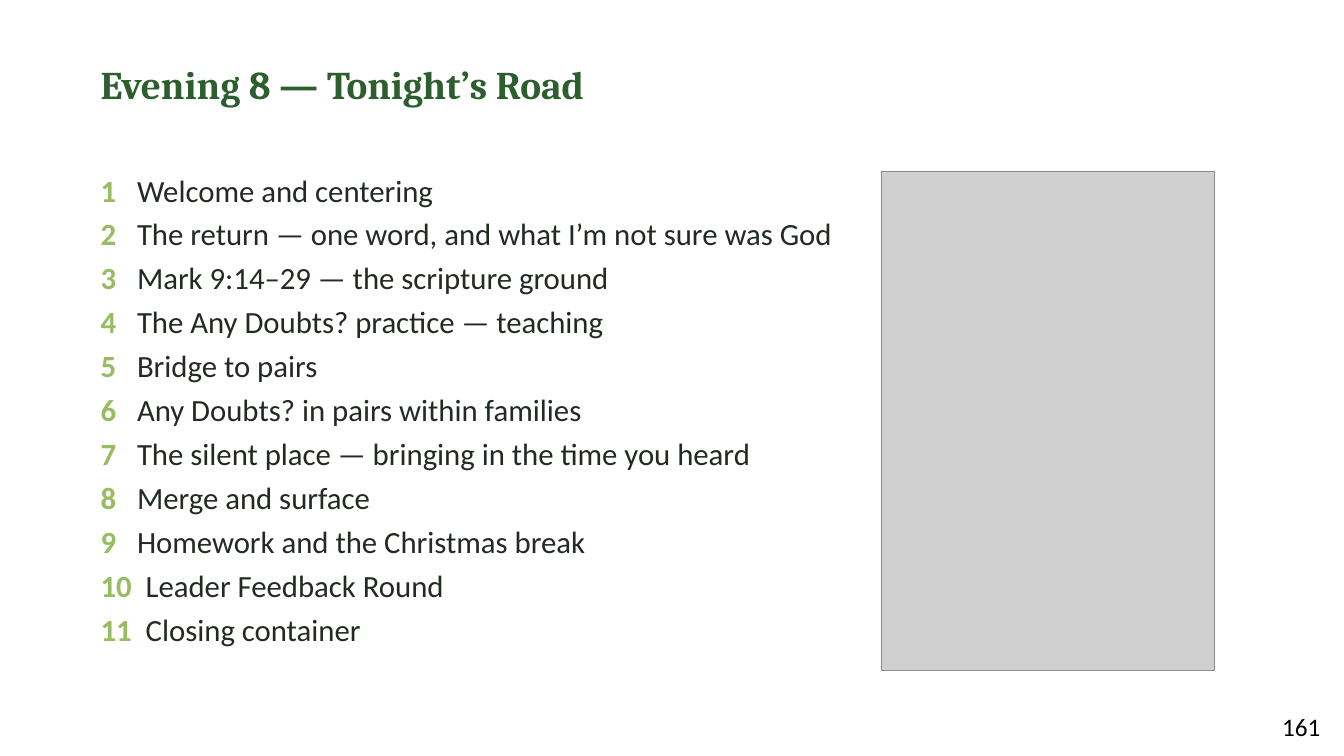
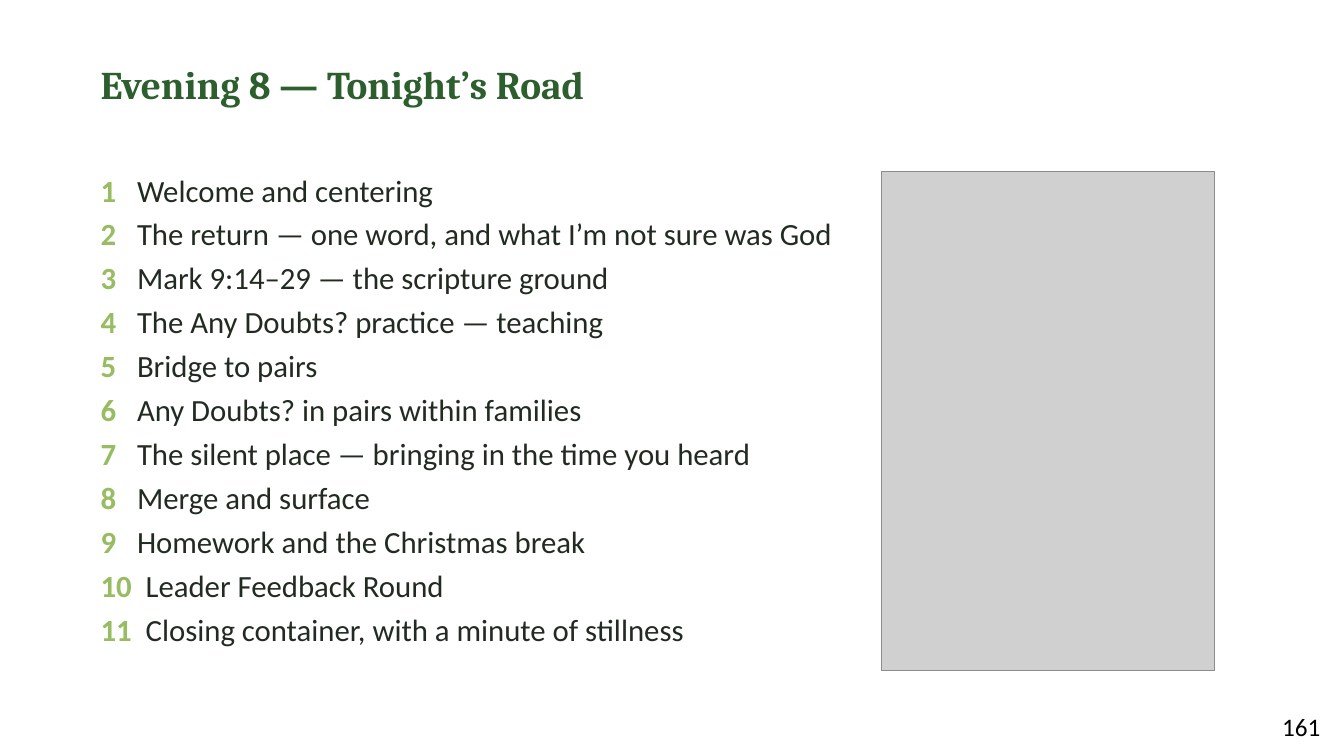
Before and after one commit to jgtittle-ministries/fellowship-of-the-heart-pilot-at-cca, a slide deck: slide 4 of docs/evening/materials/evening-08-slides.pptx. Drawn at 1344x756 pixels with LibreOffice and Linux fonts; fonts in the diff are those of the drawing; grey boxes stand for pictures. Boxes give left, top, right and bottom in pixels: in the first picture for what was removed or moved away, otherwise in the second. Text is boxed around its words. In the diff, an @@ line names an element or a change of style, - is before the commit and + after.

```diff
--- a/docs/evening/materials/evening-08-slides.pptx
+++ b/docs/evening/materials/evening-08-slides.pptx
@@ text at (101,619,683,647): text changed @@
-11 Closing container
+11 Closing container, with a minute of stillness
```
Also in this commit, not shown: 1 other slide changed, 16 other files.
